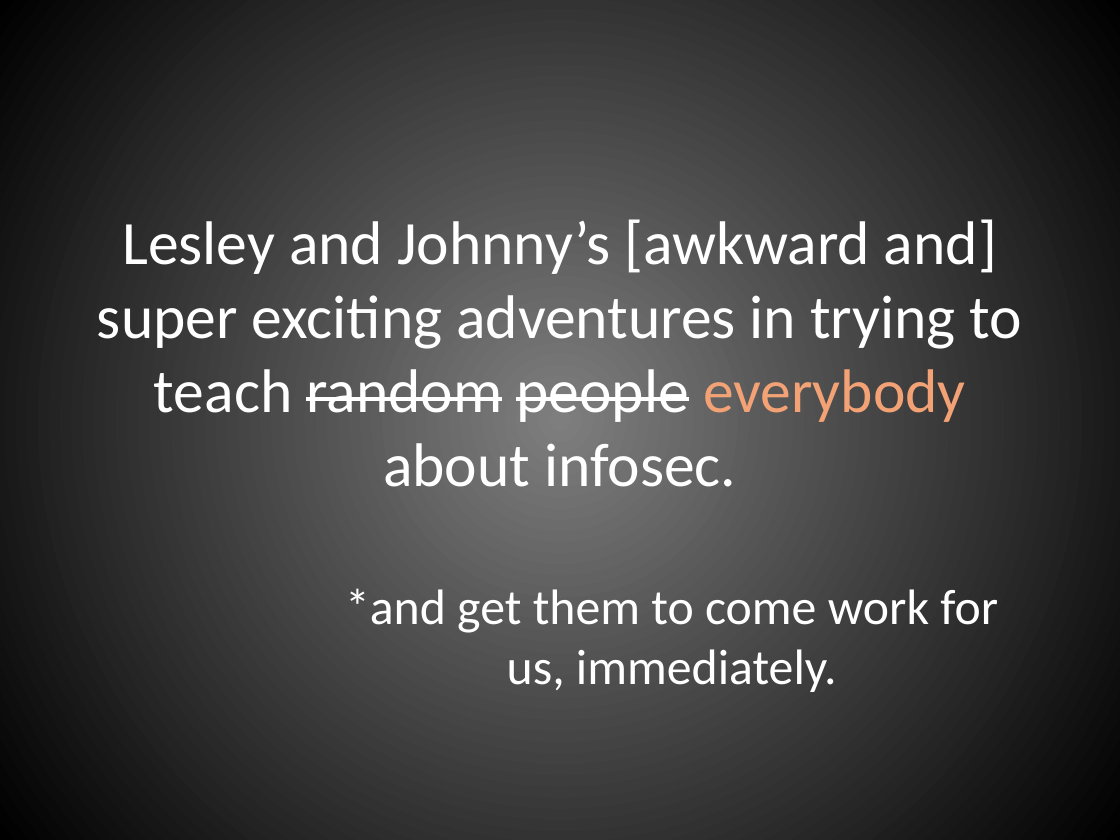
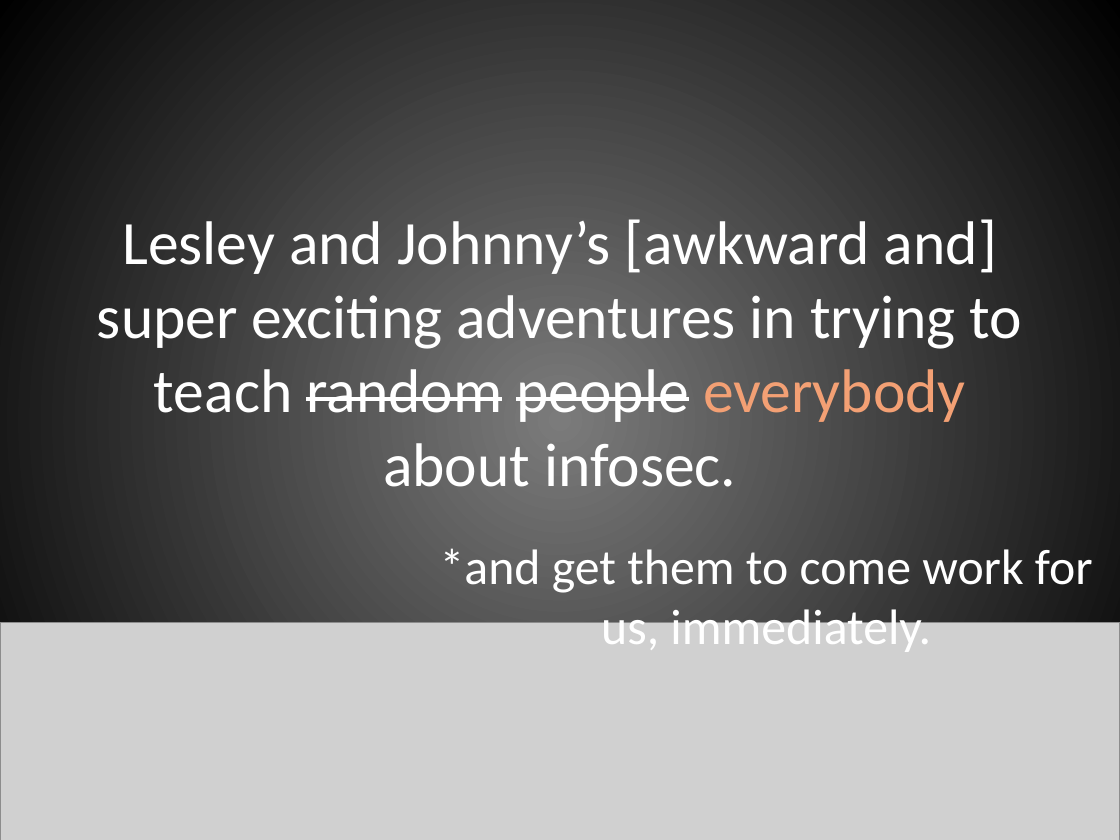
Before and after one commit to johnnyxmas/Talk_Decks, a slide deck: slide 8 of 2016/CypherCon/You're Right, This Sucks.pptx. Drawn at 1120x840 pixels with LibreOffice and Linux fonts; fonts in the diff are those of the drawing; grey boxes stand for pictures. Boxes give left, top, right and bottom in pixels: in the first picture for what was removed or moved away, otherwise in the second. Text is boxed around its words. In the diff, an @@ line names an element or a change of style, - is before the commit and + after.

```diff
--- a/2016/CypherCon/You're Right, This Sucks.pptx
+++ b/2016/CypherCon/You're Right, This Sucks.pptx
@@ background gradient #7F7F7F to #000000 to gradient #7B7B7B to #000000 @@
@@ subtitle "*and get them to come ...": place and size @@
-subtitle "*and get them to come ..." at [345,588,998,692]
+subtitle "*and get them to come ..." at [440,548,1093,652]
@@ subtitle "*and get them to come ..." at [440,548,1093,652]: less space between paragraphs @@
@@ picture added at [0,623,1120,840] @@
```
Also in this commit, not shown: 17 other slides changed, 2 slides added, 4 slides removed.
